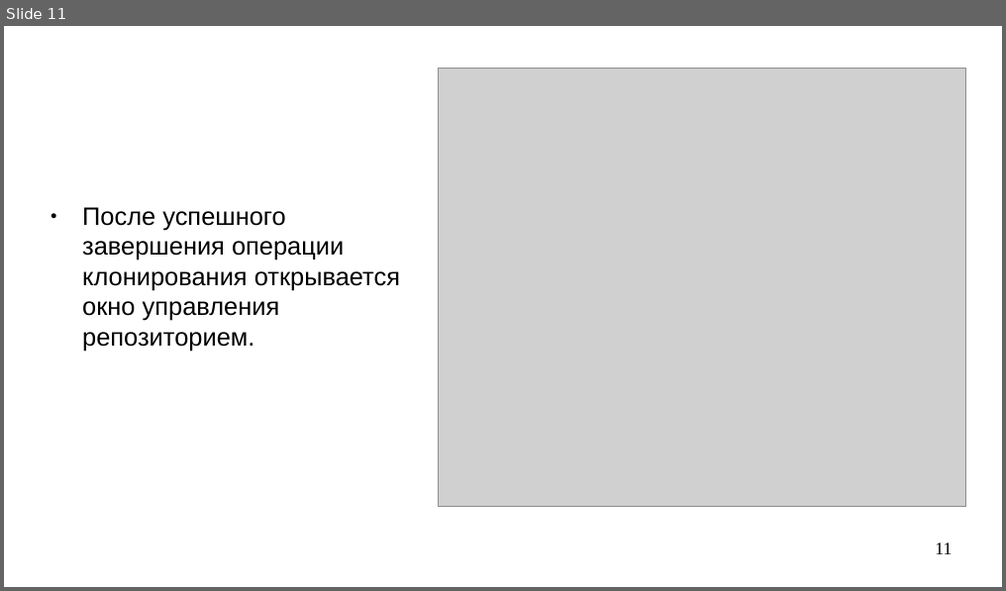
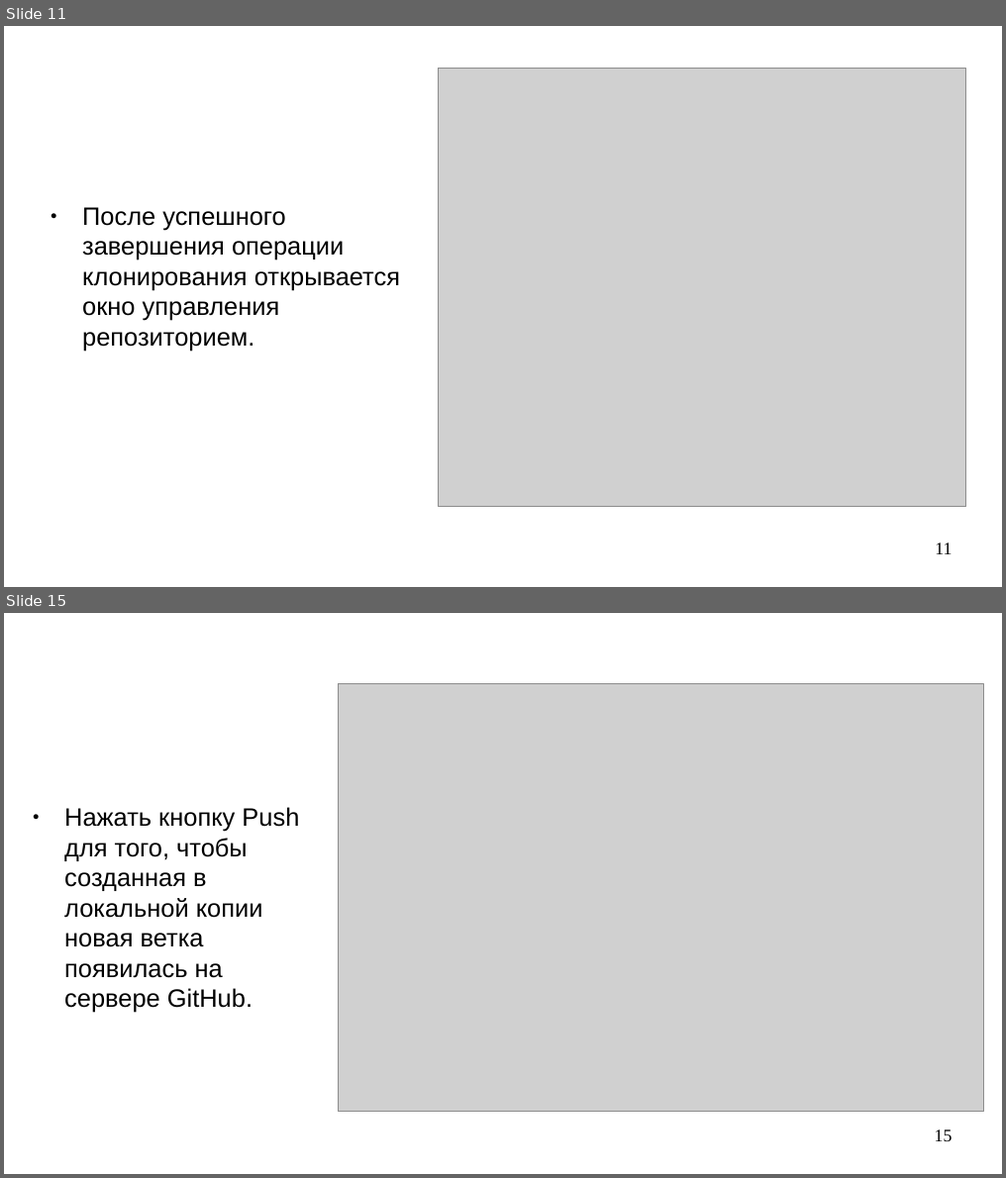
Before and after one commit to steelcraft/stud-lab, a slide deck: Практические занятия/Работа с Git.odp. Shown one above the other, each under a label of ours: slide 11 before the commit, slides 11 and 15 after it; the slides between them are not shown. The pictures are 1006x591 and 1006x1178 pixels, drawn with LibreOffice and Linux fonts; fonts in the diff are those of the drawing; grey boxes stand for pictures. Boxes give left, top, right and bottom in pixels: in the first picture for what was removed or moved away, otherwise in the second. Text is boxed around its words. In the diff, an @@ line names an element or a change of style, - is before the commit and + after.

```diff
--- a/Практические занятия/Работа с Git.odp
+++ b/Практические занятия/Работа с Git.odp
@@ slide 15 added at bbox=[4, 613, 1002, 1174], background #FFFFFF @@
@@ picture added at bbox=[339, 684, 985, 1112] @@
@@ text added at bbox=[64, 807, 299, 1013], 20 pt, text #000000 @@
+● Нажать кнопку Push для того, чтобы созданная в локальной копии новая ветка появилась на сервере GitHub.
@@ page number added at bbox=[935, 1130, 952, 1142], 14 pt, text #000000 @@
+15
```
Also in this commit, not shown: 3 slides changed, 6 other slides added.
